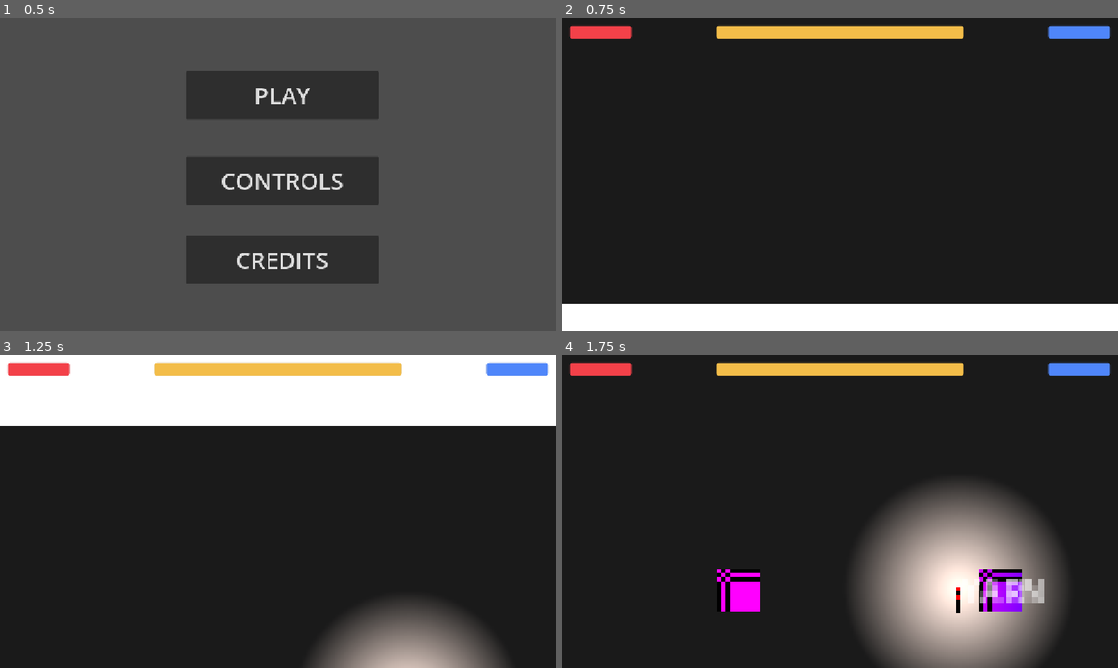
Above: before the commit, frames 1-4 (two rows, left to right).
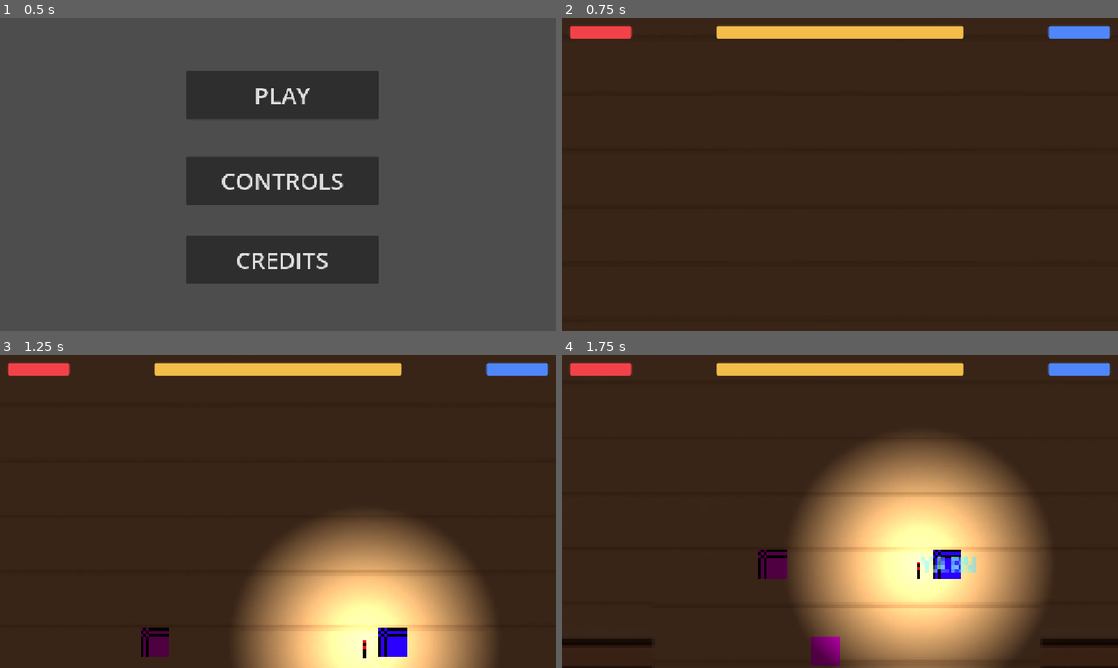
Above: after the commit, the same moments.

Repository: anqilique/GDGJam2-2025
Game: Godot game, scene res://Scenes/start_menu.tscn
Same seed, same stepped clock (60 frames per second), same inputs: the game is played once before the commit and once after it. The engine's default icon, where the game draws it, is replaced by a stand-in: a white triangle on a blue panel in a dark square.
Inputs (mouse positions are in pixels of both pictures, inside the frame that each line leads up to):
- Up to frame 1 (0.5 s): no input
- Up to frame 2 (0.75 s): click "PLAY" at 0.5 s
- Up to frame 3 (1.25 s): no input
- Up to frame 4 (1.75 s): move the mouse to (962, 495) at 1.27 s; hold D (fire_cat_move_right) from 1.28 s (still down); click (962, 495) at 1.35 s

Frame 1 is identical in both runs. In frame 2, 94% of the frame differs, in the area x 0-100%, y 0-100%; in frame 3, 95%; in frame 4, 93%.

Commit message:
Import House File + Lighting

Diff:
--- a/Scenes/Torch.tscn
+++ b/Scenes/Torch.tscn
@@ -16,7 +16,7 @@
 gradient = SubResource("Gradient_36sry")
 fill = 1
 fill_from = Vector2(0.502616, 0.506271)
-fill_to = Vector2(0.137615, 0.834862)
+fill_to = Vector2(0.13084112, 0.817757)
 
 [sub_resource type="CapsuleShape2D" id="CapsuleShape2D_wced7"]
 radius = 1.0
@@ -38,10 +38,10 @@
 texture = SubResource("PlaceholderTexture2D_36sry")
 
 [node name="PointLight2D" type="PointLight2D" parent="."]
+z_index = 2
 position = Vector2(0, -3)
-scale = Vector2(1.70897, 1.70897)
-color = Color(1, 0.898039, 0.85098, 1)
-energy = 10.34
+scale = Vector2(3.073235, 3.073235)
+energy = 2.0
 texture = SubResource("GradientTexture2D_pqci0")
 texture_scale = 0.5
 
--- a/Scenes/door.tscn
+++ b/Scenes/door.tscn
@@ -4,7 +4,7 @@
 [ext_resource type="Texture2D" uid="uid://qclsyowvfcpc" path="res://Assets/Art/icon.svg" id="1_w6aom"]
 
 [sub_resource type="RectangleShape2D" id="RectangleShape2D_w6aom"]
-size = Vector2(126, 3.65041)
+size = Vector2(268.83582, 10.3428135)
 
 [node name="Door" type="Node2D"]
 script = ExtResource("1_p0e35")
--- a/Scenes/main.tscn
+++ b/Scenes/main.tscn
@@ -1,10 +1,10 @@
 [gd_scene load_steps=10 format=3 uid="uid://cu7k1o7cvtfnr"]
 
-[ext_resource type="Script" uid="uid://bcrdf5jxhxnun" path="res://Scripts/main.gd" id="1_21xkr"]
+[ext_resource type="Script" uid="uid://bcrdf5jxhxnun" path="res://Scripts/Main.gd" id="1_21xkr"]
 [ext_resource type="PackedScene" uid="uid://r7jxd36vluqq" path="res://Scenes/fire_cat.tscn" id="2_bo1nx"]
 [ext_resource type="PackedScene" uid="uid://2t5bc1akjdes" path="res://Scenes/yarn_cat.tscn" id="3_8gbba"]
 [ext_resource type="PackedScene" uid="uid://clawv8kask8pi" path="res://Scenes/shadow.tscn" id="4_jjvhh"]
-[ext_resource type="PackedScene" uid="uid://bm0xq7m4hiuve" path="res://Scenes/Torch.tscn" id="5_21xkr"]
+[ext_resource type="PackedScene" uid="uid://bm0xq7m4hiuve" path="res://Scenes/torch.tscn" id="5_21xkr"]
 [ext_resource type="PackedScene" uid="uid://b0wamciy0efu" path="res://Scenes/camera_2d.tscn" id="5_kry3j"]
 [ext_resource type="PackedScene" uid="uid://kmmcioaaast4" path="res://Scenes/ui.tscn" id="7_6bp64"]
 [ext_resource type="PackedScene" uid="uid://ddaet4ni81qki" path="res://Scenes/map.tscn" id="8_344ge"]
@@ -42,5 +42,6 @@
 [node name="Camera2D" parent="." instance=ExtResource("5_kry3j")]
 z_index = 2
 position = Vector2(164, -162)
+zoom = Vector2(6, 6)
 
 [connection signal="timeout" from="ShadowSpawnTimer" to="." method="_on_shadow_spawn_timer_timeout"]
--- a/Scenes/map.tscn
+++ b/Scenes/map.tscn
@@ -1,49 +1,35 @@
-[gd_scene load_steps=2 format=3 uid="uid://ddaet4ni81qki"]
+[gd_scene load_steps=3 format=3 uid="uid://ddaet4ni81qki"]
 
-[ext_resource type="PackedScene" path="res://Scenes/door.tscn" id="1_ci6au"]
+[ext_resource type="PackedScene" uid="uid://bdtv1ln0t1j8i" path="res://Scenes/door.tscn" id="1_ci6au"]
+[ext_resource type="Texture2D" uid="uid://ci24sbmfj03u7" path="res://Assets/Art/house.png" id="2_26yhd"]
 
 [node name="Map" type="Node2D"]
 
 [node name="DarkBackground" type="ColorRect" parent="."]
 z_index = -1
-offset_left = -339.0
-offset_top = -215.0
+offset_left = -635.0
+offset_top = -547.0
 offset_right = 654.0
 offset_bottom = 466.0
-color = Color(0.103744, 0.103744, 0.103744, 1)
-
-[node name="Environment" type="Node2D" parent="."]
-
-[node name="ColorRect" type="ColorRect" parent="Environment"]
-offset_right = 18.0
-offset_bottom = 233.0
-
-[node name="ColorRect2" type="ColorRect" parent="Environment"]
-offset_left = 297.0
-offset_right = 315.0
-offset_bottom = 233.0
-
-[node name="ColorRect3" type="ColorRect" parent="Environment"]
-offset_left = 278.0
-offset_top = -92.0
-offset_right = 296.0
-offset_bottom = 141.0
-rotation = 1.5708
-
-[node name="ColorRect4" type="ColorRect" parent="Environment"]
-offset_left = 278.0
-offset_top = 324.0
-offset_right = 296.0
-offset_bottom = 557.0
-rotation = 1.5708
+color = Color(0, 0, 0, 1)
 
 [node name="Door" parent="." instance=ExtResource("1_ci6au")]
-position = Vector2(157, 258)
+position = Vector2(21, 274)
 
-[node name="Darkness" type="ColorRect" parent="."]
-visible = false
-offset_left = -339.0
-offset_top = -215.0
-offset_right = 654.0
-offset_bottom = 466.0
-color = Color(0.0156863, 0, 0, 0.847059)
+[node name="Icon" parent="Door" index="0"]
+modulate = Color(0, 0, 0, 1)
+position = Vector2(8.604545, 17.302631)
+scale = Vector2(0.256179, 0.40152162)
+
+[node name="CollisionShape2D" parent="Door/Area2D" index="0"]
+position = Vector2(8.674133, 17.5)
+
+[node name="House" type="Sprite2D" parent="."]
+z_index = -1
+texture = ExtResource("2_26yhd")
+
+[node name="DirectionalLight2D" type="DirectionalLight2D" parent="."]
+color = Color(0.07058824, 0, 0, 0.74509805)
+blend_mode = 2
+
+[editable path="Door"]
Binary file added: Assets/Art/house.png
Not shown, added: Assets/Art/house.png.import
